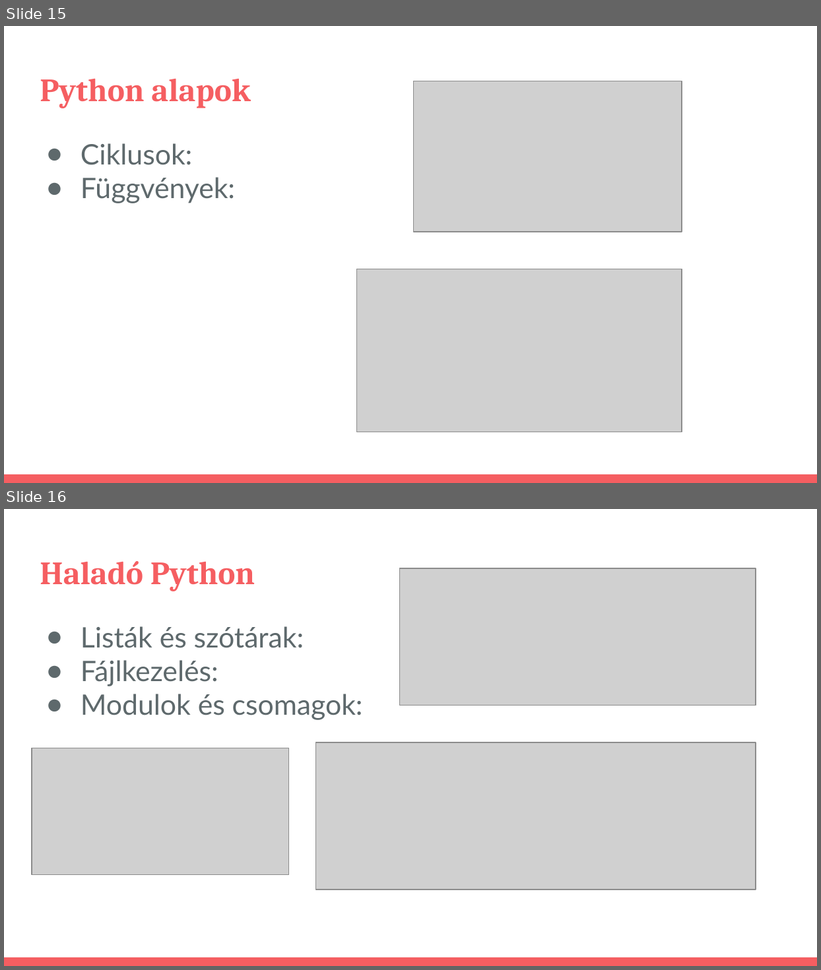
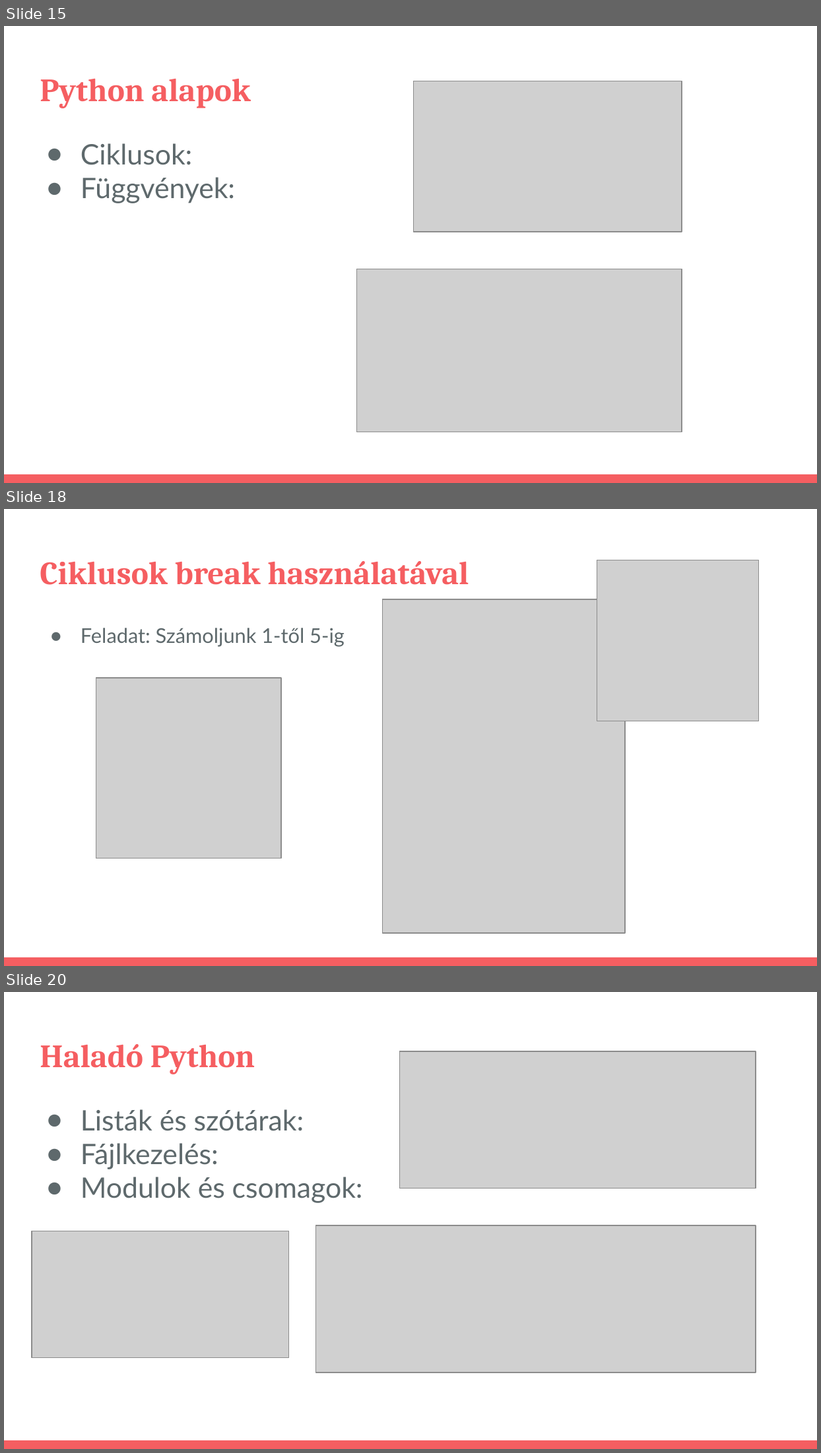
Before and after one commit to pisti72/infoka, a slide deck: prog/Bevezetés a Programozás Világába.pptx. Shown one above the other, each under a label of ours: slides 15 and 16 before the commit, slides 15, 18 and 20 after it; the slides between them are not shown. The pictures are 821x970 and 821x1453 pixels, drawn with LibreOffice and Linux fonts; fonts in the diff are those of the drawing; grey boxes stand for pictures. Boxes give left, top, right and bottom in pixels: in the first picture for what was removed or moved away, otherwise in the second. Text is boxed around its words. In the diff, an @@ line names an element or a change of style, - is before the commit and + after.

```diff
--- a/prog/Bevezetés a Programozás Világába.pptx
+++ b/prog/Bevezetés a Programozás Világába.pptx
@@ slide 18 added at (x1=4, y1=509, x2=817, y2=966), background #FFFFFF; not listed: 1 template element that a slide beside it also shows @@
@@ title added at (x1=40, y1=561, x2=469, y2=585), 28.8 pt, text #F55E61, bold @@
+Ciklusok break használatával
@@ picture added at (x1=597, y1=560, x2=758, y2=722) @@
@@ picture added at (x1=383, y1=599, x2=625, y2=933) @@
@@ text added at (x1=81, y1=628, x2=345, y2=647), 18 pt, text #5E696C @@
+● Feladat: Számoljunk 1-től 5-ig
@@ picture added at (x1=96, y1=678, x2=281, y2=859) @@
@@ what was slide 16 is now slide 20 @@
```
Also in this commit, not shown: 3 other slides added.
